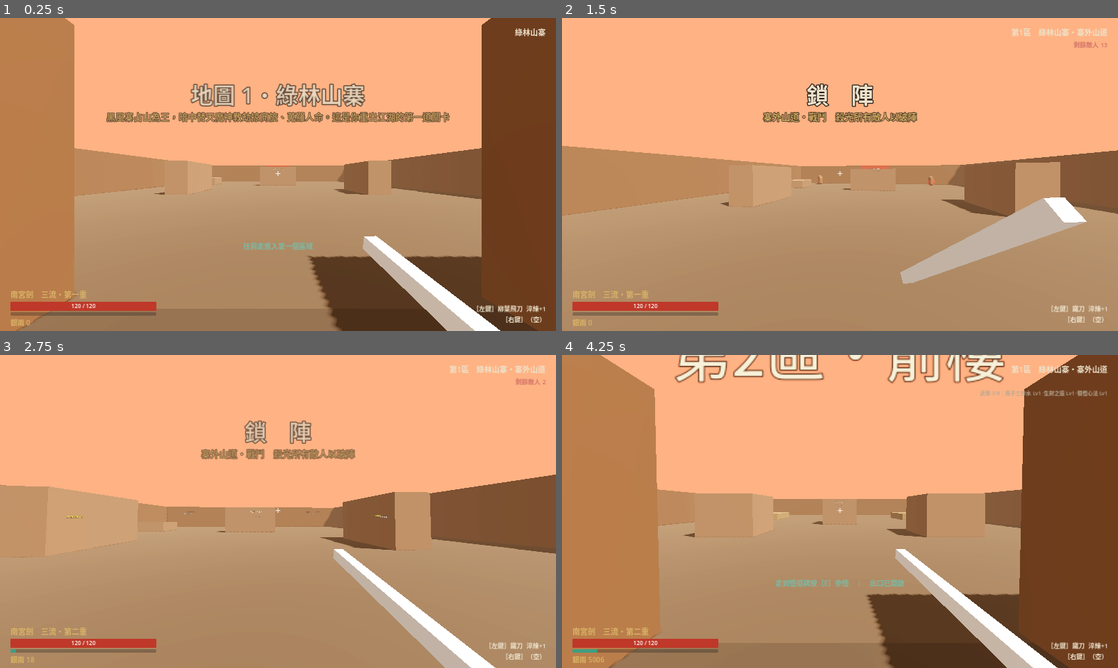
Above: before the commit, frames 1-4 (two rows, left to right).
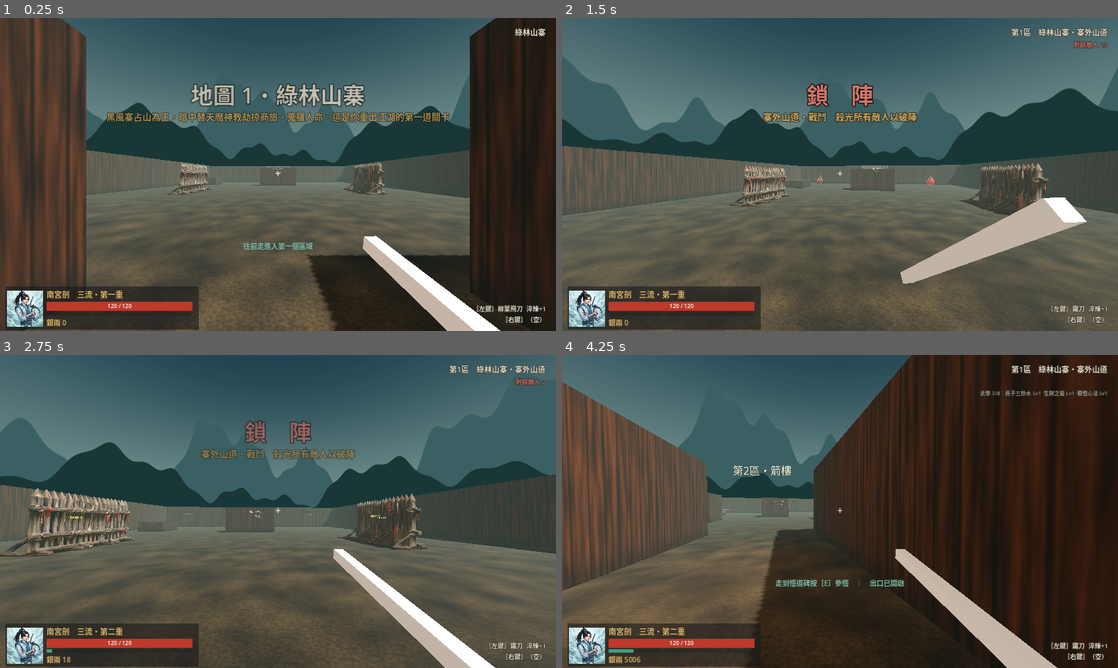
Above: after the commit, the same moments.

Repository: Benny021018/wuxia-rogue
Game: Godot game, scene res://tests/Smoke.tscn
The game is run twice, just before and just after one commit, with the same random seed, the same clock (stepped at 60 frames per second) and the same inputs. This scene is started directly instead of the project's main scene.
Inputs (mouse positions are in pixels of both pictures, inside the frame that each line leads up to):
- Up to frame 1 (0.25 s): no input
- Up to frame 2 (1.5 s): move the mouse to (867, 174) at 0.52 s; hold W (move_forward) from 0.53 s (still down); click (867, 174) at 0.6 s; tap Space (jump) at 0.77 s; move the mouse to (812, 174) at 1.27 s; right-click (812, 174) at 1.35 s; click (812, 174) at 1.42 s
- Up to frame 3 (2.75 s): keep holding W (move_forward); tap Space (jump) at 1.52 s; move the mouse to (289, 505) at 2.02 s; tap Shift (dash) at 2.1 s; click (289, 505) at 2.17 s
- Up to frame 4 (4.25 s): keep holding W (move_forward); move the mouse to (834, 517) at 2.77 s; tap E (interact) at 2.85 s; click (834, 517) at 2.92 s; tap Space (jump) at 3.02, 3.77 s; move the mouse to (878, 514) at 3.52 s; click (878, 514) at 3.6 s

The runs differ from the first frame. In frame 1, 96% of the frame differs, in the area x 0-100%, y 0-100%; in frame 2, 96%; in frame 3, 97%; in frame 4, 98%.

Commit message:
加入綠林山寨場景部件、敵人模型與角色立繪介面

Diff:
--- /dev/null
+++ b/assets/greenwood/ridges.gdshader
@@ -0,0 +1,17 @@
+shader_type sky;
+
+float ridge(vec2 dir, float offset) {
+	float t = atan(dir.y, dir.x);
+	return 0.5 + 0.22 * sin(5.0 * t + offset) + 0.13 * sin(11.0 * t - offset)
+		+ 0.09 * sin(23.0 * t + offset) + 0.035 * sin(57.0 * t);
+}
+
+void sky() {
+	float elevation = EYEDIR.y;
+	vec3 color = mix(vec3(0.36, 0.45, 0.44), vec3(0.11, 0.20, 0.24), smoothstep(0.0, 0.8, elevation));
+	float far_ridge = ridge(EYEDIR.xz, 2.1) * 0.55;
+	float near_ridge = ridge(EYEDIR.xz, 4.5) * 0.32;
+	color = mix(vec3(0.20, 0.30, 0.31), color, smoothstep(far_ridge - 0.003, far_ridge + 0.003, elevation));
+	color = mix(vec3(0.11, 0.19, 0.19), color, smoothstep(near_ridge - 0.002, near_ridge + 0.002, elevation));
+	COLOR = color;
+}
--- /dev/null
+++ b/assets/greenwood/surfaces.gdshader
@@ -0,0 +1,23 @@
+shader_type spatial;
+uniform sampler2D grain : repeat_enable, filter_linear_mipmap;
+varying vec3 world_position;
+
+void vertex() {
+	world_position = (MODEL_MATRIX * vec4(VERTEX, 1.0)).xyz;
+}
+
+void fragment() {
+	vec3 p = world_position;
+	vec3 n = normalize(cross(dFdx(p), dFdy(p)));
+	float across = abs(n.x) > abs(n.z) ? p.z : p.x;
+	float wood = texture(grain, vec2(across * 0.66, p.y * 0.047)).r;
+	float board = fract(across * 2.6 + 0.025 * wood);
+	float joint = smoothstep(0.015, 0.10, min(board, 1.0 - board));
+	vec3 timber = mix(vec3(0.055, 0.031, 0.018), vec3(0.30, 0.18, 0.095), wood);
+	timber *= mix(0.48, 1.0, joint) * mix(0.7, 1.0, smoothstep(0.0, 0.65, p.y));
+	float patches = texture(grain, p.xz * 0.075).r;
+	float grit = texture(grain, p.xz * 1.55).r;
+	vec3 earth = mix(vec3(0.085, 0.073, 0.049), vec3(0.25, 0.22, 0.15), patches);
+	ALBEDO = abs(n.y) > 0.8 ? earth * (0.65 + 0.6 * grit) : timber;
+	ROUGHNESS = 0.91;
+}
--- /dev/null
+++ b/assets/greenwood/surfaces.tres
@@ -0,0 +1,17 @@
+[gd_resource type="ShaderMaterial" format=3]
+
+[ext_resource type="Shader" path="res://assets/greenwood/surfaces.gdshader" id="1"]
+
+[sub_resource type="FastNoiseLite" id="Noise"]
+seed = 77
+frequency = 0.03
+
+[sub_resource type="NoiseTexture2D" id="Grain"]
+width = 256
+height = 256
+seamless = true
+noise = SubResource("Noise")
+
+[resource]
+shader = ExtResource("1")
+shader_parameter/grain = SubResource("Grain")
--- a/scripts/enemy.gd
+++ b/scripts/enemy.gd
@@ -3,6 +3,11 @@
 
 const PROJ := preload("res://scripts/projectile.gd")
 const HAZARD := preload("res://scripts/hazard.gd")
+const BANDIT_MODELS := {
+	"H01": preload("res://assets/models/bandit.glb"),
+	"H02": preload("res://assets/models/archer.glb"),
+	"H03": preload("res://assets/models/shield.glb"),
+}
 const GRAVITY := 18.0
 const MAP_COLORS := {
 	"greenwood": Color(0.55, 0.4, 0.28), "darkmoon": Color(0.16, 0.16, 0.2),
@@ -27,8 +32,10 @@
 var summons: Array = []
 
 var _visual: Node3D
-var _body_mat: StandardMaterial3D
+var _body_mat: BaseMaterial3D
 var _label: Label3D
+var _stride := 0.0
+var _attack_motion: Tween
 var _atk_cd := 0.8
 var _windup := 0.0
 var _skill_cd := 3.0
@@ -90,6 +97,30 @@
 	add_child(col)
 	_visual = Node3D.new()
 	add_child(_visual)
+	if BANDIT_MODELS.has(eid):
+		var model: Node3D = BANDIT_MODELS[eid].instantiate()
+		_visual.add_child(model)
+		# 每個敵人各自控制蓄力發光，避免整群共用同一材質。
+		var mesh: MeshInstance3D = model.find_children("*", "MeshInstance3D", true, false)[0]
+		_body_mat = mesh.get_active_material(0).duplicate()
+		mesh.set_surface_override_material(0, _body_mat)
+	else:
+		_build_graybox()
+	if rank != "minion":
+		_label = FX.label3d(row.name_zh, 64, Color(1, 0.85, 0.6) if rank == "elite" else Color(1, 0.4, 0.3))
+		_label.position.y = 2.2 * size + 0.3
+		add_child(_label)
+	if eid == "H06":      # 刺客：隱身
+		_revealed = false
+		_visual.visible = false
+	if _flying:
+		position.y = 3.0
+	_skill_cd = randf_range(1.5, 4.0)
+	if rank == "boss":
+		world.boss_spawned(self)
+
+
+func _build_graybox() -> void:
 	var base_col: Color = MAP_COLORS.get(row.map_id, Color.GRAY)
 	var tint := float(hash(eid) % 100) / 100.0 * 0.25 - 0.12
 	base_col = base_col.lightened(tint) if tint > 0.0 else base_col.darkened(-tint)
@@ -116,26 +147,10 @@
 	var eyes := FX.box(Vector3(0.4 * size, 0.08 * size, 0.08), Color(0.9, 0.95, 0.4) if map_is("corpse_sect") else Color(1, 0.2, 0.15), 3.0)
 	eyes.position = Vector3(0, (0.55 if _flying else 1.45) * size, -0.36 * size)
 	_visual.add_child(eyes)
-	if eid == "H03":      # 刀盾手：前方的盾
-		var sh := FX.box(Vector3(1.0, 1.3, 0.12), Color(0.55, 0.5, 0.4))
-		sh.position = Vector3(0, 0.9, -0.5)
-		_visual.add_child(sh)
 	if eid == "Z06":      # 鬼面屍王：背後的罩門
 		var core := FX.sphere(0.35, Color(0.3, 1.0, 0.4), 3.0)
 		core.position = Vector3(0, 1.6 * size * 0.5 + 0.6, 0.45 * size)
 		_visual.add_child(core)
-	if rank != "minion":
-		_label = FX.label3d(row.name_zh, 64, Color(1, 0.85, 0.6) if rank == "elite" else Color(1, 0.4, 0.3))
-		_label.position.y = 2.2 * size + 0.3
-		add_child(_label)
-	if eid == "H06":      # 刺客：隱身
-		_revealed = false
-		_visual.visible = false
-	if _flying:
-		position.y = 3.0
-	_skill_cd = randf_range(1.5, 4.0)
-	if rank == "boss":
-		world.boss_spawned(self)
 
 
 func map_is(m: String) -> bool:
@@ -164,6 +179,10 @@
 		if dist > 0.05:
 			rotation.y = atan2(-flat.x, -flat.z)
 	_behaviour(delta, flat, dist)
+	if BANDIT_MODELS.has(eid):
+		var stride_speed := Vector2(velocity.x, velocity.z).length()
+		_stride += delta * stride_speed * 4.0
+		_visual.position.y = absf(sin(_stride)) * minf(stride_speed, 1.0) * 0.035
 	_apply_gravity(delta)
 	move_and_slide()
 
@@ -215,6 +234,8 @@
 		_windup -= delta
 		if _windup <= 0.0:
 			_body_mat.emission_enabled = false
+			if BANDIT_MODELS.has(eid):
+				_pose_attack(Vector3(-0.14, -0.24, 0), 0.08, true)
 			if dist <= reach + 0.8 + hit_radius:
 				_hit_player(dmg * mult)
 		return
@@ -223,6 +244,17 @@
 		_atk_cd = 1.3
 		_body_mat.emission_enabled = true
 		_body_mat.emission = Color(1, 0.3, 0.2)
+		if BANDIT_MODELS.has(eid):
+			_pose_attack(Vector3(0.10, 0.24, 0), _windup)
+
+
+func _pose_attack(pose: Vector3, duration: float, recover := false) -> void:
+	if _attack_motion:
+		_attack_motion.kill()
+	_attack_motion = create_tween()
+	_attack_motion.tween_property(_visual, "rotation", pose, duration)
+	if recover:
+		_attack_motion.tween_property(_visual, "rotation", Vector3.ZERO, 0.20)
 
 
 func _hit_player(amount: float) -> void:
@@ -319,9 +351,12 @@
 			_melee(delta, dist)
 		"H02":
 			_chase(flat, dist, 10.0)
+			_body_mat.emission_enabled = dist < 22.0 and _skill_cd < 0.3
+			_body_mat.emission = Color(0.85, 0.58, 0.18)
 			if _skill_cd <= 0.0 and dist < 22.0:
 				_skill_cd = 2.0
 				_shoot(24.0, dmg, Color(0.9, 0.8, 0.5))
+				_pose_attack(Vector3(0.08, 0.10, 0), 0.07, true)
 		"H04":
 			_chase(flat, dist, 8.0)
 			if _skill_cd <= 0.0 and dist < 18.0:
@@ -620,6 +655,7 @@
 		"H03":
 			if front:
 				dmg_in *= 0.3
+				FX.flash(world, hit_center() + facing * 0.48, 0.15, Color(1, 0.78, 0.32), 0.12)
 				if randf() < 0.3:
 					FX.float_text(world, hit_center() + Vector3(0, 0.8, 0), "格擋", Color(0.8, 0.8, 0.8), 28)
 		"Z04":
--- a/scripts/main.gd
+++ b/scripts/main.gd
@@ -104,7 +104,7 @@
 	hud.set_zone("第%d區　%s" % [stage, title])
 	hud.set_hint("")
 	if row.boss == "":
-		hud.show_banner("鎖　陣", "%s・%s　殺光所有敵人以破陣" % [row.area_zh, row.zone_type])
+		hud.show_banner("鎖　陣", "%s・%s　殺光所有敵人以破陣" % [row.area_zh, row.zone_type], UIKit.VERM.lightened(0.3))
 
 
 func _on_zone_cleared(stage: int) -> void:
@@ -113,7 +113,7 @@
 	hud.set_enemies(0)
 	if stage >= Data.stages.size():
 		return
-	hud.show_banner("破　陣", "悟道碑已浮現，按 E 參悟")
+	hud.show_banner("破　陣", "悟道碑已浮現，按 E 參悟", UIKit.JADE.lightened(0.3))
 	hud.set_hint("走到悟道碑按［E］參悟　｜　出口已開啟")
 
 
--- a/scripts/ui/gacha_ui.gd
+++ b/scripts/ui/gacha_ui.gd
@@ -78,8 +78,19 @@
 	pc.add_theme_stylebox_override("panel", sb)
 	var v := VBoxContainer.new()
 	pc.add_child(v)
-	v.add_child(UIKit.label(d.rarity_name, 18, Data.rarity_color(c.rarity)))
-	v.add_child(UIKit.label(d.title, 34, UIKit.PAPER))
+	var header := HBoxContainer.new()
+	v.add_child(header)
+	var icon := TextureRect.new()
+	icon.texture = preload("res://assets/ui/weapon.webp") if c.kind == "W" else preload("res://assets/ui/manual.webp")
+	icon.custom_minimum_size = Vector2(80, 80)
+	icon.expand_mode = TextureRect.EXPAND_IGNORE_SIZE
+	icon.stretch_mode = TextureRect.STRETCH_KEEP_ASPECT_CENTERED
+	header.add_child(icon)
+	var heading := VBoxContainer.new()
+	heading.size_flags_horizontal = Control.SIZE_EXPAND_FILL
+	header.add_child(heading)
+	heading.add_child(UIKit.label(d.rarity_name, 18, Data.rarity_color(c.rarity)))
+	heading.add_child(UIKit.label(d.title, 32, UIKit.PAPER))
 	v.add_child(UIKit.label(d.sub, 17, UIKit.MUTED))
 	v.add_child(UIKit.label(d.level, 20, UIKit.GOLD))
 	var body := UIKit.label(d.body, 19, UIKit.PAPER)
--- a/scripts/ui/hud.gd
+++ b/scripts/ui/hud.gd
@@ -30,10 +30,19 @@
 	UIKit.place(cross, 0.5, 0.5, -20, -22, 40, 40)
 	add_child(cross)
 	# 左下：生命、修為
+	var vitals_back := Panel.new()
+	UIKit.place(vitals_back, 0, 1, 16, -128, 556, 124)
+	vitals_back.mouse_filter = Control.MOUSE_FILTER_IGNORE
+	add_child(vitals_back)
 	var bl := VBoxContainer.new()
-	UIKit.place(bl, 0.0, 1.0, 30, -200, 420, 190)
+	UIKit.place(bl, 0.0, 1.0, 134, -200, 420, 190)
 	bl.alignment = BoxContainer.ALIGNMENT_END
 	add_child(bl)
+	var portrait_frame := PanelContainer.new()
+	UIKit.place(portrait_frame, 0, 1, 20, -116, 104, 104)
+	portrait_frame.mouse_filter = Control.MOUSE_FILTER_IGNORE
+	add_child(portrait_frame)
+	portrait_frame.add_child(UIKit.portrait(Game.char_id, Vector2(70, 70)))
 	realm_text = UIKit.label("", 22, UIKit.GOLD)
 	bl.add_child(realm_text)
 	var hb := Control.new()
@@ -69,6 +78,9 @@
 	tr.add_child(enemy_text)
 	martial_text = UIKit.label("", 15, UIKit.MUTED, HORIZONTAL_ALIGNMENT_RIGHT)
 	tr.add_child(martial_text)
+	for field in [weapon_text, zone_text, enemy_text, martial_text]:
+		field.add_theme_constant_override("outline_size", 4)
+		field.add_theme_color_override("font_outline_color", Color(0.05, 0.05, 0.05, 0.9))
 	# 上方：首領血條
 	boss_box = VBoxContainer.new()
 	UIKit.place(boss_box, 0.5, 0.0, -400, 24, 800, 64)
@@ -158,7 +170,8 @@
 	hint.text = t
 
 
-func show_banner(title: String, sub := "") -> void:
+func show_banner(title: String, sub := "", color := UIKit.PAPER) -> void:
+	banner.add_theme_color_override("font_color", color)
 	banner.text = title
 	sub_banner.text = sub
 	for l in [banner, sub_banner]:
--- a/scripts/ui/screens.gd
+++ b/scripts/ui/screens.gd
@@ -28,8 +28,12 @@
 # ------------------------------------------------------------------ 主選單
 func show_main() -> void:
 	_clear()
-	var bg := ColorRect.new()
-	bg.color = Color(0.05, 0.05, 0.06)
+	var bg := TextureRect.new()
+	bg.texture = preload("res://assets/ui/greenwood_pass.webp")
+	bg.expand_mode = TextureRect.EXPAND_IGNORE_SIZE
+	bg.stretch_mode = TextureRect.STRETCH_KEEP_ASPECT_COVERED
+	bg.modulate = Color(0.58, 0.62, 0.64)
+	bg.mouse_filter = Control.MOUSE_FILTER_IGNORE
 	bg.set_anchors_and_offsets_preset(Control.PRESET_FULL_RECT)
 	add_child(bg)
 	var v := UIKit.center_box(self, 700)
@@ -87,6 +91,13 @@
 	pc.custom_minimum_size = Vector2(420, 520)
 	var v := VBoxContainer.new()
 	pc.add_child(v)
+	var portrait := UIKit.portrait(cid, Vector2(0, 250))
+	# 橫幅從頭頂取景，保留束髮與五官；HUD 仍使用完整方形立繪。
+	var crop := AtlasTexture.new()
+	crop.atlas = portrait.texture
+	crop.region = Rect2(0, 0, crop.atlas.get_width(), crop.atlas.get_height() * 0.69)
+	portrait.texture = crop
+	v.add_child(portrait)
 	v.add_child(UIKit.label(c.name_zh, 40, UIKit.PAPER))
 	v.add_child(UIKit.label("%s・出身 %s" % [c.title, Data.sects[c.origin_sect].name_zh], 19, UIKit.VERM.lightened(0.3)))
 	v.add_child(UIKit.label(c.bio, 17, UIKit.MUTED))
--- a/scripts/ui/ui_kit.gd
+++ b/scripts/ui/ui_kit.gd
@@ -65,6 +65,16 @@
 	return l
 
 
+static func portrait(cid: String, minimum_size: Vector2) -> TextureRect:
+	var frame := TextureRect.new()
+	frame.texture = load("res://assets/portraits/%s.webp" % cid)
+	frame.expand_mode = TextureRect.EXPAND_IGNORE_SIZE
+	frame.stretch_mode = TextureRect.STRETCH_KEEP_ASPECT_COVERED
+	frame.custom_minimum_size = minimum_size
+	frame.mouse_filter = Control.MOUSE_FILTER_IGNORE
+	return frame
+
+
 static func button(text: String, cb: Callable, size := 22) -> Button:
 	var b := Button.new()
 	b.text = text
--- a/scripts/world.gd
+++ b/scripts/world.gd
@@ -11,6 +11,10 @@
 
 const ENEMY := preload("res://scripts/enemy.gd")
 const HAZARD := preload("res://scripts/hazard.gd")
+const GATE_MODEL := preload("res://assets/models/gate.glb")
+const PALISADE_MODEL := preload("res://assets/models/palisade.glb")
+const PLATFORM_MODEL := preload("res://assets/models/platform.glb")
+const SHRINE_MODEL := preload("res://assets/models/shrine.glb")
 const CORRIDOR := 14.0
 const WALL_H := 4.0
 const SPAWN_RATE := 0.12
@@ -102,12 +106,21 @@
 	e.fog_enabled = true
 	e.fog_light_color = th.fog
 	e.fog_density = 0.018
+	if map_id == "greenwood":
+		e.background_mode = Environment.BG_SKY
+		e.sky = Sky.new()
+		var mountain_sky := ShaderMaterial.new()
+		mountain_sky.shader = preload("res://assets/greenwood/ridges.gdshader")
+		e.sky.sky_material = mountain_sky
+		e.fog_light_color = Color(0.38, 0.46, 0.43)
+		e.fog_density = 0.01
+		e.fog_sky_affect = 0.12
 	e.tonemap_mode = Environment.TONE_MAPPER_FILMIC
 	e.glow_enabled = true
 	env.environment = e
 
 
-func _static_box(size: Vector3, pos: Vector3, color: Color, parent: Node = null) -> StaticBody3D:
+func _static_box(size: Vector3, pos: Vector3, color: Color, model: PackedScene = null) -> StaticBody3D:
 	var sb := StaticBody3D.new()
 	sb.collision_layer = 1
 	var col := CollisionShape3D.new()
@@ -115,8 +128,18 @@
 	shape.size = size
 	col.shape = shape
 	sb.add_child(col)
-	sb.add_child(FX.box(size, color))
-	(parent if parent else level_root).add_child(sb)
+	if model:
+		var art: Node3D = model.instantiate()
+		art.position.y = -size.y / 2.0
+		if model == GATE_MODEL:
+			art.rotation.y = PI / 2.0
+		sb.add_child(art)
+	else:
+		var box := FX.box(size, color)
+		if map_id == "greenwood":
+			box.material_override = preload("res://assets/greenwood/surfaces.tres")
+		sb.add_child(box)
+	level_root.add_child(sb)
 	sb.position = pos
 	return sb
 
@@ -162,8 +185,9 @@
 	for wx in [x0, x0 + w]:
 		_static_box(Vector3(0.5, WALL_H, seg), Vector3(wx, WALL_H / 2.0, -3.0 - seg / 2.0), theme.wall)
 		_static_box(Vector3(0.5, WALL_H, seg), Vector3(wx, WALL_H / 2.0, 3.0 + seg / 2.0), theme.wall)
-	var gate_in := _static_box(Vector3(0.6, WALL_H, 6.0), Vector3(x0, WALL_H / 2.0, 0), Color(0.75, 0.2, 0.15))
-	var gate_out := _static_box(Vector3(0.6, WALL_H, 6.0), Vector3(x0 + w, WALL_H / 2.0, 0), Color(0.75, 0.2, 0.15))
+	var gate_art := GATE_MODEL if map_id == "greenwood" else null
+	var gate_in := _static_box(Vector3(0.6, WALL_H, 6.0), Vector3(x0, WALL_H / 2.0, 0), Color(0.75, 0.2, 0.15), gate_art)
+	var gate_out := _static_box(Vector3(0.6, WALL_H, 6.0), Vector3(x0 + w, WALL_H / 2.0, 0), Color(0.75, 0.2, 0.15), gate_art)
 	_set_gate(gate_in, false)
 	var r := {"stage": stage, "x0": x0, "w": w, "h": h, "gate_in": gate_in, "gate_out": gate_out,
 		"spawns": {}, "elites": [], "boss": Vector3.ZERO, "shrine": Vector3(x0 + w - 4.0, 0, 4.0)}
@@ -194,9 +218,11 @@
 		match k:
 			"cover":
 				var tall := 1.2 if (ew < 3.0 and eh < 3.0) or label in ["棺", "板車", "草堆", "香爐"] else 3.0
-				_static_box(Vector3(ew, tall, eh), c + Vector3(0, tall / 2.0, 0), theme.wall.lightened(0.15))
+				var cover_art := PALISADE_MODEL if map_id == "greenwood" and label == "拒馬" else null
+				_static_box(Vector3(ew, tall, eh), c + Vector3(0, tall / 2.0, 0), theme.wall.lightened(0.15), cover_art)
 			"high":
-				_static_box(Vector3(ew, 1.0, eh), c + Vector3(0, 0.5, 0), Color(0.55, 0.47, 0.33))
+				var platform_art := PLATFORM_MODEL if map_id == "greenwood" and label == "箭樓" else null
+				_static_box(Vector3(ew, 1.0, eh), c + Vector3(0, 0.5, 0), Color(0.55, 0.47, 0.33), platform_art)
 			"round":
 				var big := maxf(ew, eh) >= 8.0
 				_static_cyl(minf(ew, eh) / 2.0, 8.0 if big else 1.4, c, Color(0.35, 0.3, 0.22) if big else theme.wall.lightened(0.1))
@@ -391,9 +417,10 @@
 		shrine_node = Node3D.new()
 		add_child(shrine_node)
 		shrine_node.global_position = r.shrine
-		var pillar := FX.box(Vector3(1.2, 2.6, 0.5), Color(0.25, 0.6, 0.48), 1.2)
-		pillar.position.y = 1.3
+		var pillar: Node3D = SHRINE_MODEL.instantiate()
 		shrine_node.add_child(pillar)
+		pillar.global_position.y = 0.0
+		pillar.rotation.y = PI / 2.0
 		var lab := FX.label3d("悟道碑\n［E］參悟", 64, Color(0.7, 1, 0.85))
 		lab.position.y = 3.3
 		shrine_node.add_child(lab)
--- a/tests/smoke_test.gd
+++ b/tests/smoke_test.gd
@@ -35,6 +35,24 @@
 	var world = main.world
 	var player = main.player
 	player.invuln_t = 1.0e9
+	if cid == Data.char_order[0]:
+		var gate = world.rooms[0].gate_out
+		var meshes := (gate as Node).find_children("*", "MeshInstance3D", true, false)
+		_check(meshes.size() == 1, "山寨門只有一個可見模型")
+		if meshes.size() == 1:
+			var gate_mesh: MeshInstance3D = meshes[0]
+			var bounds := gate_mesh.global_transform * gate_mesh.get_aabb()
+			_check(bounds.size.distance_to(Vector3(0.6, 4, 6)) < 0.03 and absf(bounds.position.y) < 0.01, "寨門與門洞對齊")
+		for id in ["H01", "H02", "H03"]:
+			var enemy = world.spawn_enemy(id, Vector3(-10, 0, 0), false)
+			var parts: Array = enemy._visual.find_children("*", "MeshInstance3D", true, false)
+			_check(parts.size() == 1 and enemy._body_mat != null, "%s 模型與攻擊預警材質" % id)
+			if parts.size() == 1:
+				var part: MeshInstance3D = parts[0]
+				var bounds := part.global_transform * part.get_aabb()
+				_check(absf(bounds.size.y - 1.8) < 0.02 and absf(bounds.position.y) < 0.02, "%s 站姿與膠囊對齊" % id)
+			enemy.queue_free()
+		await _frames(2)
 	var wids: Array = Data.weapons.keys()
 	for mi in Data.map_order.size():
 		if mi > 0:
Not shown, added: assets/greenwood/ridges.gdshader.uid
Not shown, added: assets/greenwood/surfaces.gdshader.uid
Binary file added: assets/models/archer.glb
Not shown, added: assets/models/archer.glb.import
Binary file added: assets/models/bandit.glb
Not shown, added: assets/models/bandit.glb.import
Binary file added: assets/models/gate.glb
Not shown, added: assets/models/gate.glb.import
Binary file added: assets/models/palisade.glb
Not shown, added: assets/models/palisade.glb.import
Binary file added: assets/models/platform.glb
Not shown, added: assets/models/platform.glb.import
(and 16 more such lines)
